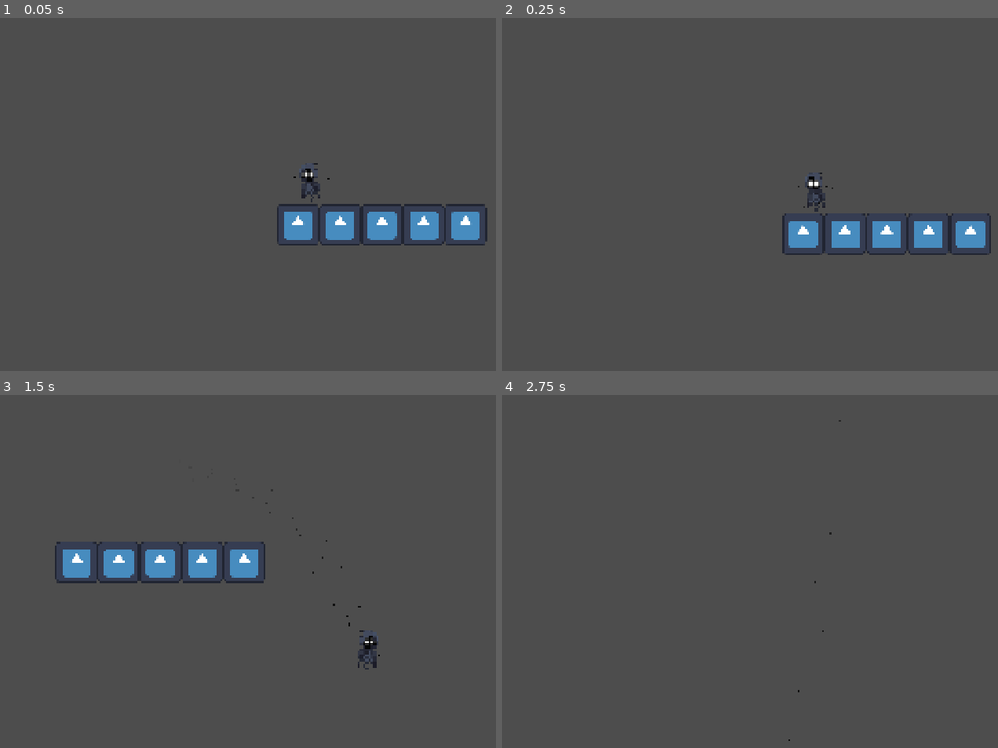
Above: before the commit, frames 1-4 (two rows, left to right).
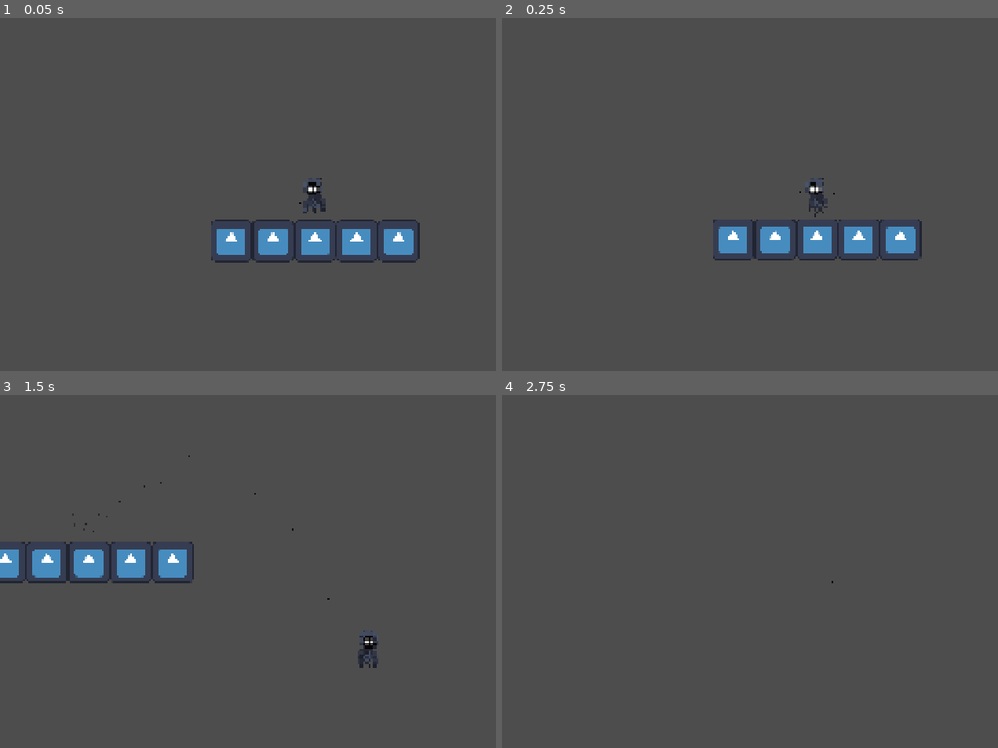
Above: after the commit, the same moments.

Repository: FireEntity1/voidborne
Game: Godot game, scene res://scenes/main.tscn
The game is run twice, just before and just after one commit, with the same random seed, the same clock (stepped at 60 frames per second) and the same inputs. Before the commit the project has no main scene; this scene is started directly in both runs. The engine's default icon, where the game draws it, is replaced by a stand-in: a white triangle on a blue panel in a dark square.
Inputs:
- Up to frame 1 (0.05 s): no input
- Up to frame 2 (0.25 s): no input
- Up to frame 3 (1.5 s): tap Enter (ui_accept) at 0.5 s; hold Space (jump) 0.53-1.28 s; hold D (right) from 0.53 s (still down); tap Space (jump) at 1.35 s
- Up to frame 4 (2.75 s): tap Space (jump) at 1.52, 1.82 s; release D (right) at 2.03 s; hold Left (left) from 2.03 s (still down); hold Space (jump) from 2.03 s (still down)

The runs differ from the first frame. In frame 1, 5.2% of the frame differs, in the area x 42-99%, y 41-70%; in frame 2, 4.3%; in frame 3, 3.6%; in frame 4, less than 0.1%.

Commit message:
feat(player): sprites galore

Diff:
--- a/components/core/player.tscn
+++ b/components/core/player.tscn
@@ -1,7 +1,10 @@
-[gd_scene load_steps=14 format=3 uid="uid://dq7ng5vi3rwcu"]
+[gd_scene load_steps=28 format=3 uid="uid://dq7ng5vi3rwcu"]
 
 [ext_resource type="Script" uid="uid://brq7vdr3t803u" path="res://scripts/core/player.gd" id="1_hpv3a"]
 [ext_resource type="Texture2D" uid="uid://c582x5ti7j4no" path="res://sprites/voidborn.png" id="2_hpv3a"]
+[ext_resource type="Texture2D" uid="uid://bi4gmu2pe5bun" path="res://sprites/voidborne-fall.png" id="3_3mx24"]
+[ext_resource type="Texture2D" uid="uid://fmqqcwl7clrr" path="res://sprites/voidborn-jump.png" id="3_xb54t"]
+[ext_resource type="Texture2D" uid="uid://bpx0jrmjudect" path="res://sprites/voidborn-jump-move.png" id="5_km066"]
 
 [sub_resource type="Gradient" id="Gradient_hpv3a"]
 colors = PackedColorArray(0, 0, 0, 1, 1, 1, 1, 0)
@@ -38,6 +41,50 @@
 atlas = ExtResource("2_hpv3a")
 region = Rect2(112, 0, 16, 16)
 
+[sub_resource type="AtlasTexture" id="AtlasTexture_a1x6b"]
+atlas = ExtResource("3_3mx24")
+region = Rect2(0, 0, 16, 16)
+
+[sub_resource type="AtlasTexture" id="AtlasTexture_mclkx"]
+atlas = ExtResource("3_3mx24")
+region = Rect2(16, 0, 16, 16)
+
+[sub_resource type="AtlasTexture" id="AtlasTexture_ys8gu"]
+atlas = ExtResource("3_3mx24")
+region = Rect2(0, 0, 16, 16)
+
+[sub_resource type="AtlasTexture" id="AtlasTexture_aorrs"]
+atlas = ExtResource("3_3mx24")
+region = Rect2(16, 0, 16, 16)
+
+[sub_resource type="AtlasTexture" id="AtlasTexture_rj8uq"]
+atlas = ExtResource("3_3mx24")
+region = Rect2(32, 0, 16, 16)
+
+[sub_resource type="AtlasTexture" id="AtlasTexture_gfmea"]
+atlas = ExtResource("3_xb54t")
+region = Rect2(0, 0, 16, 16)
+
+[sub_resource type="AtlasTexture" id="AtlasTexture_njjvt"]
+atlas = ExtResource("3_xb54t")
+region = Rect2(16, 0, 16, 16)
+
+[sub_resource type="AtlasTexture" id="AtlasTexture_h3qm7"]
+atlas = ExtResource("3_xb54t")
+region = Rect2(32, 0, 16, 16)
+
+[sub_resource type="AtlasTexture" id="AtlasTexture_06wte"]
+atlas = ExtResource("5_km066")
+region = Rect2(0, 0, 16, 16)
+
+[sub_resource type="AtlasTexture" id="AtlasTexture_u2eyk"]
+atlas = ExtResource("5_km066")
+region = Rect2(16, 0, 16, 16)
+
+[sub_resource type="AtlasTexture" id="AtlasTexture_4p7e8"]
+atlas = ExtResource("5_km066")
+region = Rect2(32, 0, 16, 16)
+
 [sub_resource type="SpriteFrames" id="SpriteFrames_gfmea"]
 animations = [{
 "frames": [{
@@ -68,6 +115,59 @@
 "loop": true,
 "name": &"default",
 "speed": 3.0
+}, {
+"frames": [{
+"duration": 1.0,
+"texture": SubResource("AtlasTexture_a1x6b")
+}, {
+"duration": 1.0,
+"texture": SubResource("AtlasTexture_mclkx")
+}],
+"loop": true,
+"name": &"fall",
+"speed": 10.0
+}, {
+"frames": [{
+"duration": 1.0,
+"texture": SubResource("AtlasTexture_ys8gu")
+}, {
+"duration": 1.0,
+"texture": SubResource("AtlasTexture_aorrs")
+}, {
+"duration": 1.0,
+"texture": SubResource("AtlasTexture_rj8uq")
+}],
+"loop": true,
+"name": &"fall_move",
+"speed": 5.0
+}, {
+"frames": [{
+"duration": 1.0,
+"texture": SubResource("AtlasTexture_gfmea")
+}, {
+"duration": 1.0,
+"texture": SubResource("AtlasTexture_njjvt")
+}, {
+"duration": 1.0,
+"texture": SubResource("AtlasTexture_h3qm7")
+}],
+"loop": true,
+"name": &"jump",
+"speed": 10.0
+}, {
+"frames": [{
+"duration": 1.0,
+"texture": SubResource("AtlasTexture_06wte")
+}, {
+"duration": 1.0,
+"texture": SubResource("AtlasTexture_u2eyk")
+}, {
+"duration": 1.0,
+"texture": SubResource("AtlasTexture_4p7e8")
+}],
+"loop": true,
+"name": &"jump_move",
+"speed": 10.0
 }]
 
 [sub_resource type="RectangleShape2D" id="RectangleShape2D_hpv3a"]
@@ -85,7 +185,7 @@
 [node name="ambient" type="CPUParticles2D" parent="."]
 position = Vector2(0.25, 2.125)
 amount = 32
-lifetime = 0.67
+lifetime = 2.74
 randomness = 0.31
 emission_shape = 3
 emission_rect_extents = Vector2(7, 5)
@@ -103,8 +203,8 @@
 
 [node name="sprite" type="AnimatedSprite2D" parent="."]
 sprite_frames = SubResource("SpriteFrames_gfmea")
+animation = &"fall_move"
 autoplay = "default"
-frame_progress = 0.970861
 
 [node name="collision" type="CollisionShape2D" parent="."]
 shape = SubResource("RectangleShape2D_hpv3a")
--- a/project.godot
+++ b/project.godot
@@ -11,6 +11,7 @@
 [application]
 
 config/name="voidborne"
+run/main_scene="uid://uno1klrruv6"
 config/features=PackedStringArray("4.4", "GL Compatibility")
 config/icon="res://sprites/icon.svg"
 
--- a/scenes/main.tscn
+++ b/scenes/main.tscn
@@ -15,12 +15,12 @@
 position = Vector2(930, 260)
 
 [node name="player" parent="game" instance=ExtResource("1_o5qli")]
-position = Vector2(3, 35)
+position = Vector2(34, 39)
 
 [node name="loaded_scene" type="Node2D" parent="game"]
 position = Vector2(-34, -85)
 
 [node name="intro" parent="game/loaded_scene" instance=ExtResource("2_0wfyh")]
-position = Vector2(-87.3333, 129.167)
+position = Vector2(-258, 193)
 
 [node name="ui" type="CanvasLayer" parent="."]
--- a/scripts/core/player.gd
+++ b/scripts/core/player.gd
@@ -27,10 +27,25 @@
 		velocity.x = direction * SPEED
 	else:
 		velocity.x = move_toward(velocity.x, 0, SPEED)
+
 	if Input.is_action_just_pressed("left"):
 		$sprite.scale.x = 1
 	elif Input.is_action_just_pressed("right"):
 		$sprite.scale.x = -1
+
+	if not is_on_floor():
+		if velocity.y < 100.0:
+			if direction:
+				$sprite.play("jump_move")
+			else:
+				$sprite.play("jump")
+		elif velocity.y > 100.0:
+			if direction:
+				$sprite.play("fall_move")
+			else:
+				$sprite.play("fall")
+	else:
+		$sprite.play("default")
 
 	#camera_smooth(delta)
 	move_and_slide()
Binary file changed: aseprite/voidborn-jump.aseprite
Binary file changed: aseprite/voidborn.aseprite
Binary file added: aseprite/voidborne-fall.aseprite
Binary file added: sprites/voidborn-jump-move.png
Not shown, added: sprites/voidborn-jump-move.png.import
Binary file added: sprites/voidborn-jump.png
Not shown, added: sprites/voidborn-jump.png.import
Binary file added: sprites/voidborn-move.png
Not shown, added: sprites/voidborn-move.png.import
Binary file added: sprites/voidborne-fall-move.png
Not shown, added: sprites/voidborne-fall-move.png.import
Binary file added: sprites/voidborne-fall.png
(and 2 more such lines)
